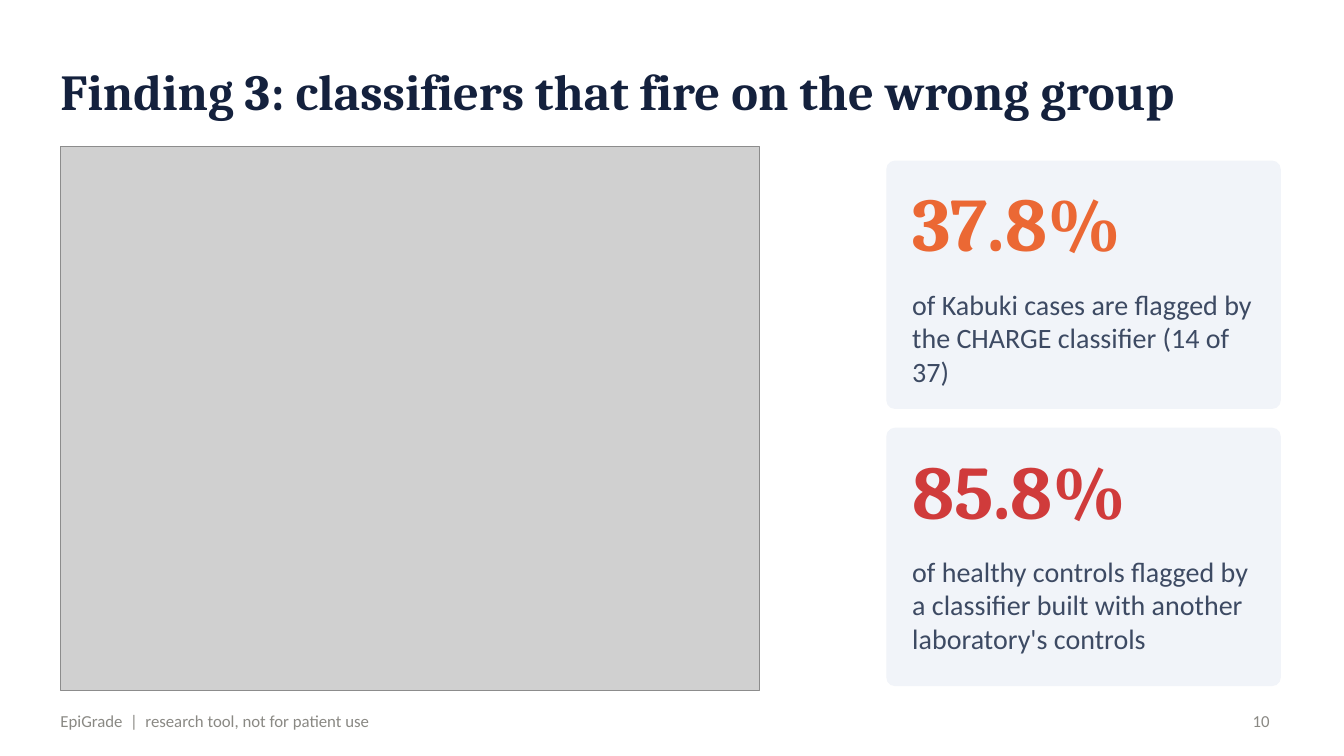
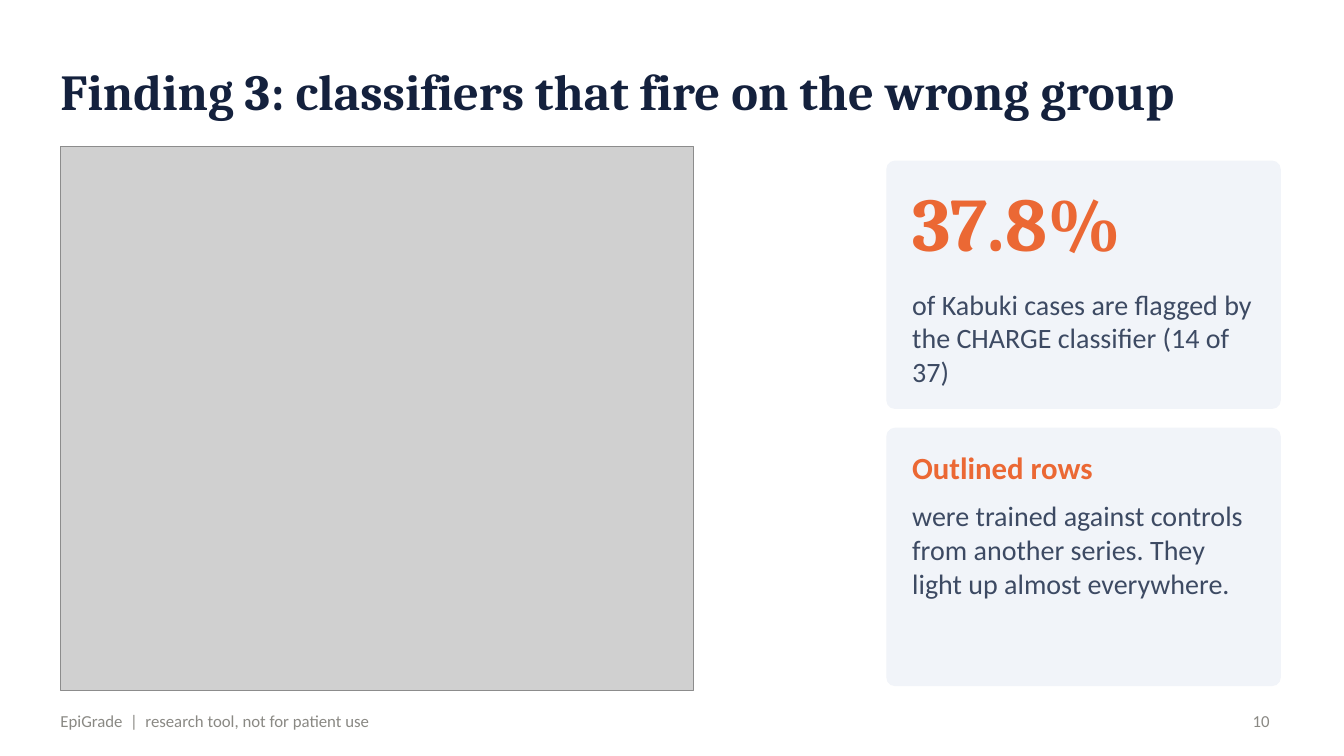
Before and after one commit to cleverlyblue0009/EpiGrade, a slide deck: slide 10 of presentation/EpiGrade_slides.pptx. Drawn at 1344x756 pixels with LibreOffice and Linux fonts; fonts in the diff are those of the drawing; grey boxes stand for pictures. Boxes give left, top, right and bottom in pixels: in the first picture for what was removed or moved away, otherwise in the second. Text is boxed around its words. In the diff, an @@ line names an element or a change of style, - is before the commit and + after.

```diff
--- a/presentation/EpiGrade_slides.pptx
+++ b/presentation/EpiGrade_slides.pptx
@@ picture: place and size @@
-picture at box(60, 146, 759, 691)
+picture at box(60, 146, 694, 691)
@@ text at box(912, 457, 1093, 480): text changed; size 54 to 22 pt; font Cambria to Calibri; text colour #D03B3B to #EB6834 @@
-85.8%
+Outlined rows
@@ text at box(912, 506, 1243, 599): text changed @@
-of healthy controls flagged by a classifier built with another laboratory's controls
+were trained against controls from another series. They light up almost everywhere.
```
Also in this commit, not shown: 4 other slides changed, 1 slide added, 24 other files.
